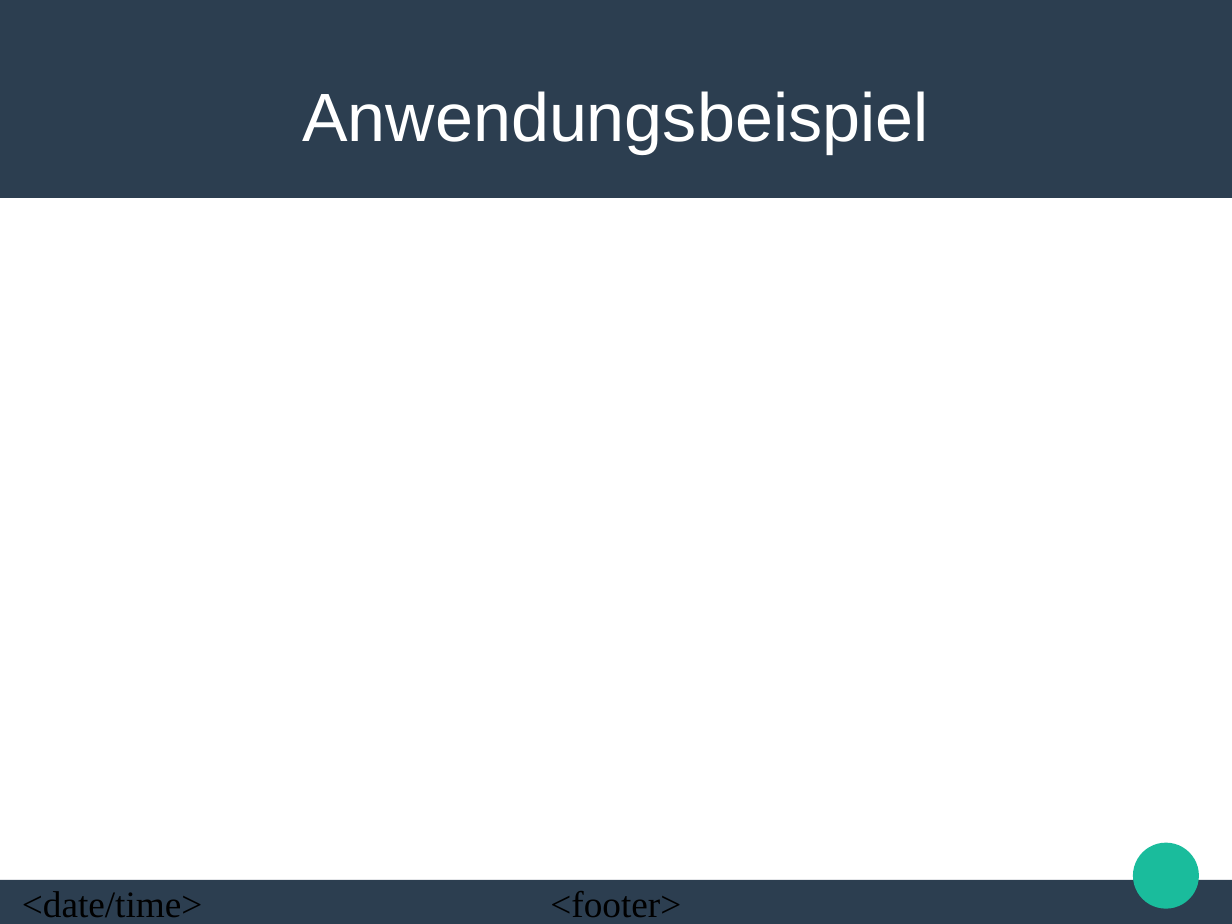
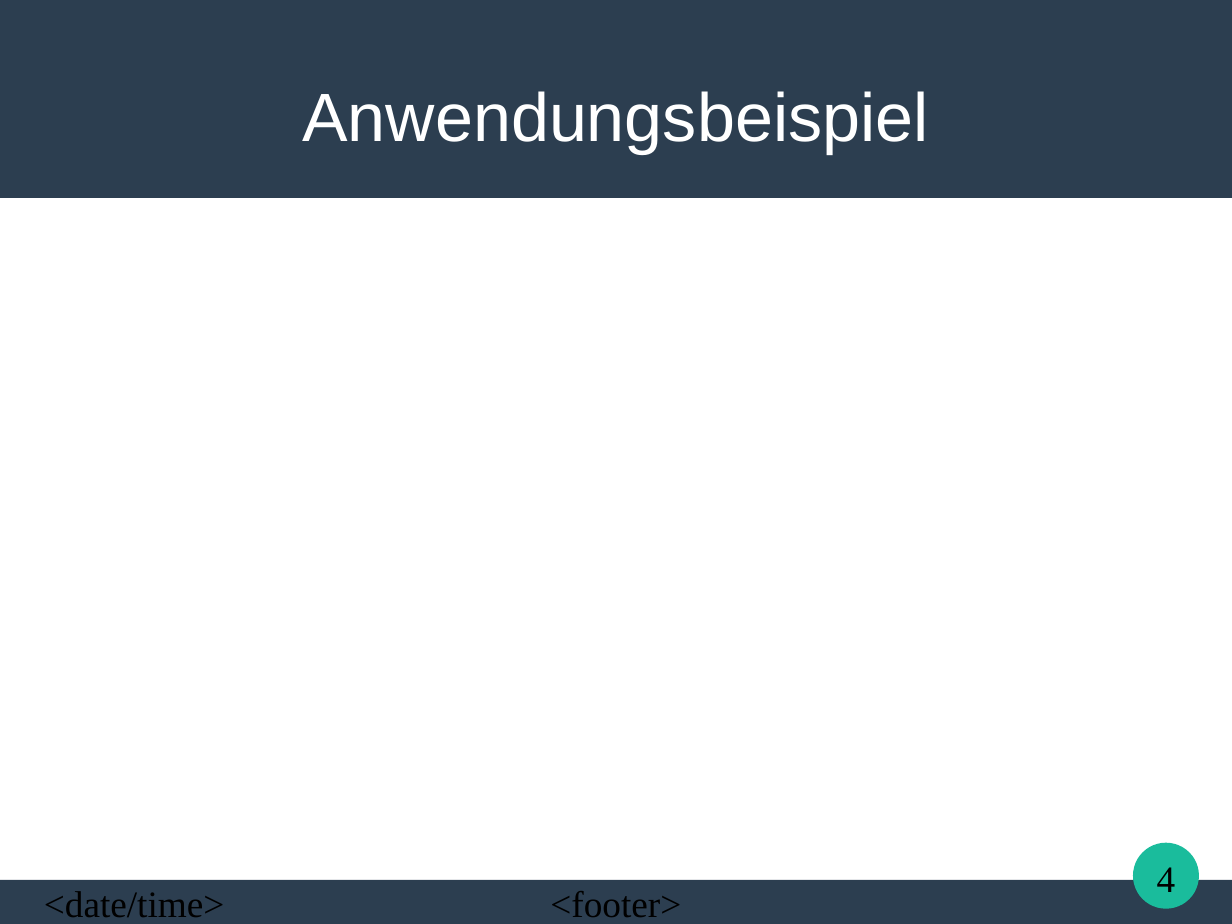
Before and after one commit to Uniquex/ObserverPattern, a slide deck: slide 4 of Presentation/Observer Pattern.odp. Drawn at 1232x924 pixels with LibreOffice and Linux fonts; fonts in the diff are those of the drawing; background and template pictures are left out. Boxes give left, top, right and bottom in pixels: in the first picture for what was removed or moved away, otherwise in the second. Text is boxed around its words. In the diff, an @@ line names an element or a change of style, - is before the commit and + after.

```diff
--- a/Presentation/Observer Pattern.odp
+++ b/Presentation/Observer Pattern.odp
@@ page number added at [1157, 867, 1176, 892], 24 pt, text #000000 @@
+4
@@ text "<date/time>": place and size @@
-text "<date/time>" at [22, 891, 202, 917]
+text "<date/time>" at [44, 891, 224, 917]
```
Also in this commit, not shown: 3 other slides changed, 1 slide added, 4 other files.
